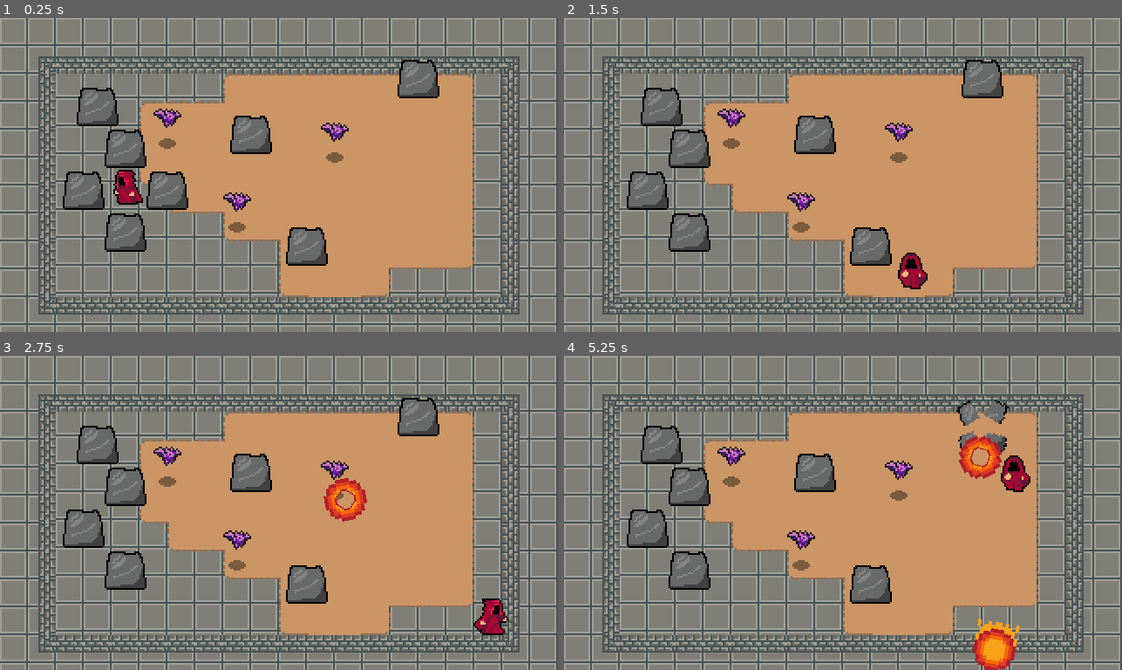
Above: before the commit, frames 1-4 (two rows, left to right).
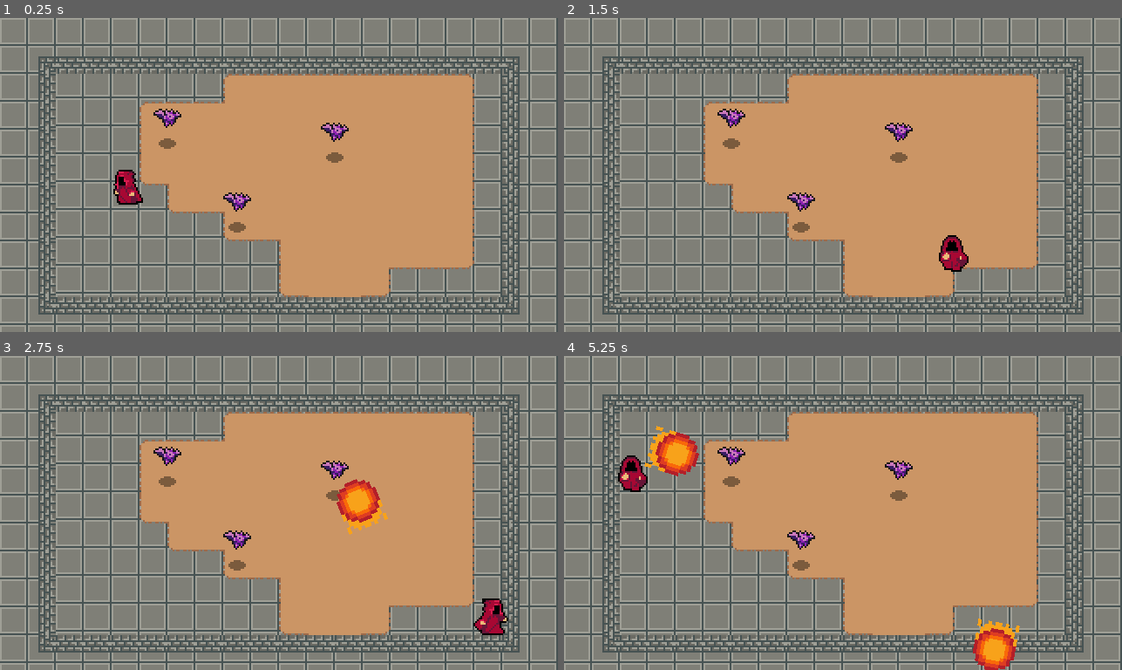
Above: after the commit, the same moments.

Repository: JosephLund/WizardRPG
Game: Godot game, scene res://World.tscn
Same seed, same stepped clock (60 frames per second), same inputs: the game is played once before the commit and once after it.
Inputs (mouse positions are in pixels of both pictures, inside the frame that each line leads up to):
- Up to frame 1 (0.25 s): no input
- Up to frame 2 (1.5 s): move the mouse to (965, 159) at 0.52 s; hold Right (ui_right) 0.53-1.28 s; hold Ctrl (ui_spell_modifier_1) 0.53-1.28 s; click (965, 159) at 0.6 s; move the mouse to (731, 190) at 1.27 s; hold Down (ui_down) from 1.28 s (still down); tap Ctrl (ui_spell_modifier_1) at 1.35 s
- Up to frame 3 (2.75 s): click (167, 528) at 1.55 s; move the mouse to (334, 443) at 2.02 s; release Down (ui_down) at 2.03 s; hold Right (ui_right) from 2.03 s (still down); hold Ctrl (ui_spell_modifier_1) from 2.03 s (still down); click (334, 443) at 2.1 s
- Up to frame 4 (5.25 s): move the mouse to (815, 575) at 2.77 s; release Right (ui_right) at 2.78 s; release Ctrl (ui_spell_modifier_1) at 2.78 s; hold Up (ui_up) 2.78-3.53 s; tap Ctrl (ui_spell_modifier_1) at 2.85, 4.35 s; click (815, 575) at 3.05 s; move the mouse to (1010, 560) at 3.52 s; hold Ctrl (ui_spell_modifier_1) 3.53-4.28 s; hold Left (ui_left) 3.53-5.03 s; click (1010, 560) at 3.6 s; move the mouse to (675, 465) at 4.27 s; click (675, 465) at 4.55 s; move the mouse to (870, 513) at 5.02 s; hold Down (ui_down) from 5.03 s (still down); hold Ctrl (ui_spell_modifier_1) from 5.03 s (still down); click (870, 513) at 5.1 s

The runs differ from the first frame. In frame 1, 4.9% of the frame differs, in the area x 11-79%, y 13-79%; in frame 2, 5.1%; in frame 3, 5.4%; in frame 4, 6.2%, in the area x 9-84%, y 13-79%.

Commit message:
Got rid of errors and cleaned up assets

Diff:
--- a/Player/Player.gd
+++ b/Player/Player.gd
@@ -88,11 +88,11 @@
 	state = MOVE
 
 
-func roll_state(delta):
+func roll_state(_delta):
 	pass
 
 func shoot_fireball():
-	var FireballScene = load("res://Spells/Fireball.tscn")
+	var FireballScene = load("res://Spells/Fireball/Fireball.tscn")
 	var fireball = FireballScene.instance()
 	var fireball_rotation = self.get_angle_to(get_global_mouse_position())
 
--- a/Player/Player.tscn
+++ b/Player/Player.tscn
@@ -3,7 +3,8 @@
 [ext_resource path="res://Player/Player.png" type="Texture" id=1]
 [ext_resource path="res://Player/Player.gd" type="Script" id=2]
 [ext_resource path="res://Hitboxes and Hurtboxes/HitBox.tscn" type="PackedScene" id=3]
-[ext_resource path="res://Spells/FireballHitBox.gd" type="Script" id=4]
+[ext_resource path="res://Spells/Fireball/FireballHitBox.gd" type="Script" id=4]
+
 
 [sub_resource type="CapsuleShape2D" id=1]
 radius = 3.20293
--- a/Spells/Fireball.tscn
+++ /dev/null
@@ -1,60 +0,0 @@
-[gd_scene load_steps=10 format=2]
-
-[ext_resource path="res://Spells/Fireball.png" type="Texture" id=1]
-[ext_resource path="res://Effects/FireballEffect.png" type="Texture" id=2]
-[ext_resource path="res://Spells/Fireball.gd" type="Script" id=3]
-[ext_resource path="res://Hitboxes and Hurtboxes/HitBox.tscn" type="PackedScene" id=4]
-
-[sub_resource type="AtlasTexture" id=1]
-atlas = ExtResource( 2 )
-region = Rect2( 32, 0, 32, 32 )
-
-[sub_resource type="AtlasTexture" id=2]
-atlas = ExtResource( 2 )
-region = Rect2( 96, 0, 32, 32 )
-
-[sub_resource type="SpriteFrames" id=3]
-animations = [ {
-"frames": [ SubResource( 1 ), SubResource( 2 ) ],
-"loop": true,
-"name": "default",
-"speed": 5.0
-} ]
-
-[sub_resource type="CircleShape2D" id=4]
-radius = 12.5198
-
-[sub_resource type="CircleShape2D" id=5]
-radius = 12.6437
-
-[node name="Fireball" type="RigidBody2D"]
-collision_layer = 0
-script = ExtResource( 3 )
-
-[node name="Sprite" type="Sprite" parent="."]
-position = Vector2( 0.841846, -11.9262 )
-rotation = 1.5708
-texture = ExtResource( 1 )
-centered = false
-offset = Vector2( -4, -26 )
-
-[node name="AnimatedSprite" type="AnimatedSprite" parent="."]
-position = Vector2( 0.841846, -11.9262 )
-frames = SubResource( 3 )
-centered = false
-offset = Vector2( -4, -2 )
-
-[node name="FireballHitBox" parent="." instance=ExtResource( 4 )]
-collision_mask = 8
-
-[node name="CollisionShape2D" parent="FireballHitBox" index="0"]
-position = Vector2( 12.768, 0.140307 )
-shape = SubResource( 4 )
-
-[node name="CollisionShape2D" type="CollisionShape2D" parent="."]
-position = Vector2( 12.6277, 0.280616 )
-shape = SubResource( 5 )
-[connection signal="animation_finished" from="AnimatedSprite" to="." method="_on_AnimatedSprite_animation_finished"]
-[connection signal="area_entered" from="FireballHitBox" to="." method="_on_FireballHitBox_area_entered"]
-
-[editable path="FireballHitBox"]
--- a/Spells/Fireball.gd
+++ b/Spells/Fireball/Fireball.gd
@@ -1,7 +1,6 @@
 extends RigidBody2D
 
 onready var sprite = $Sprite
-onready var animatedSprite = $AnimatedSprite
 onready var collisionShape = $CollisionShape2D
 onready var hitbox = $FireballHitBox/CollisionShape2D
 var hit = false
@@ -10,7 +9,6 @@
 func _ready():
 	self.set_gravity_scale(0)
 	collisionShape.disabled = true;
-	animatedSprite.visible = false;
 
 
 # Called every frame. 'delta' is the elapsed time since the previous frame.
@@ -22,21 +20,19 @@
 
 
 func play_fireball_effect():
-	if hit == false:
-		animatedSprite.visible = true
-		sprite.visible = false
-		animatedSprite.frame = 0
+	sprite.visible = false
+	var FireballEffectScene = load("res://Spells/Fireball/FireballEffect.tscn")
+	var fireballEffect = FireballEffectScene.instance()
 
-		hitbox.disabled = true;
-		animatedSprite.play("Animate")
-	else:
-		hit = true;
-
+	var world = get_tree().current_scene
+	fireballEffect.global_position = global_position
+	world.add_child(fireballEffect)
+	queue_free()
 
 
 func _on_AnimatedSprite_animation_finished():
 	queue_free()
 
 
-func _on_FireballHitBox_area_entered(area):
+func _on_FireballHitBox_area_entered(_area):
 	play_fireball_effect()
--- /dev/null
+++ b/Spells/Fireball/Fireball.tscn
@@ -0,0 +1,36 @@
+[gd_scene load_steps=6 format=2]
+
+[ext_resource path="res://Spells/Fireball/Fireball.png" type="Texture" id=1]
+[ext_resource path="res://Spells/Fireball/Fireball.gd" type="Script" id=3]
+[ext_resource path="res://Hitboxes and Hurtboxes/HitBox.tscn" type="PackedScene" id=4]
+
+[sub_resource type="CircleShape2D" id=4]
+radius = 12.5198
+
+[sub_resource type="CircleShape2D" id=5]
+radius = 12.6437
+
+[node name="Fireball" type="RigidBody2D"]
+collision_layer = 0
+script = ExtResource( 3 )
+
+[node name="Sprite" type="Sprite" parent="."]
+position = Vector2( 0.841846, -11.9262 )
+rotation = 1.5708
+texture = ExtResource( 1 )
+centered = false
+offset = Vector2( -4, -26 )
+
+[node name="FireballHitBox" parent="." instance=ExtResource( 4 )]
+collision_mask = 8
+
+[node name="CollisionShape2D" parent="FireballHitBox" index="0"]
+position = Vector2( 12.768, 0.140307 )
+shape = SubResource( 4 )
+
+[node name="CollisionShape2D" type="CollisionShape2D" parent="."]
+position = Vector2( 12.6277, 0.280616 )
+shape = SubResource( 5 )
+[connection signal="area_entered" from="FireballHitBox" to="." method="_on_FireballHitBox_area_entered"]
+
+[editable path="FireballHitBox"]
--- /dev/null
+++ b/Spells/Fireball/FireballEffect.gd
@@ -0,0 +1,11 @@
+extends AnimatedSprite
+
+
+
+func _ready():
+	self.frame = 0
+	self.play("default")
+
+
+func _on_AnimatedSprite_animation_finished():
+	queue_free()
--- /dev/null
+++ b/Spells/Fireball/FireballEffect.tscn
@@ -0,0 +1,34 @@
+[gd_scene load_steps=8 format=2]
+
+[ext_resource path="res://Effects/FireballEffect.png" type="Texture" id=1]
+[ext_resource path="res://Spells/Fireball/FireballEffect.gd" type="Script" id=2]
+
+[sub_resource type="AtlasTexture" id=1]
+atlas = ExtResource( 1 )
+region = Rect2( 0, 0, 32, 32 )
+
+[sub_resource type="AtlasTexture" id=2]
+atlas = ExtResource( 1 )
+region = Rect2( 32, 0, 32, 32 )
+
+[sub_resource type="AtlasTexture" id=3]
+atlas = ExtResource( 1 )
+region = Rect2( 64, 0, 32, 32 )
+
+[sub_resource type="AtlasTexture" id=4]
+atlas = ExtResource( 1 )
+region = Rect2( 96, 0, 32, 32 )
+
+[sub_resource type="SpriteFrames" id=5]
+animations = [ {
+"frames": [ SubResource( 1 ), SubResource( 2 ), SubResource( 3 ), SubResource( 4 ) ],
+"loop": true,
+"name": "default",
+"speed": 24.0
+} ]
+
+[node name="AnimatedSprite" type="AnimatedSprite"]
+position = Vector2( 13.7356, 9.61865 )
+frames = SubResource( 5 )
+script = ExtResource( 2 )
+[connection signal="animation_finished" from="." to="." method="_on_AnimatedSprite_animation_finished"]
--- a/World.tscn
+++ b/World.tscn
@@ -1,7 +1,6 @@
-[gd_scene load_steps=107 format=2]
+[gd_scene load_steps=106 format=2]
 
 [ext_resource path="res://Player/Player.tscn" type="PackedScene" id=1]
-[ext_resource path="res://World/Rock.tscn" type="PackedScene" id=2]
 [ext_resource path="res://World/GrassBackground.png" type="Texture" id=3]
 [ext_resource path="res://World/DirtTileset.png" type="Texture" id=4]
 [ext_resource path="res://World/CliffTileset.png" type="Texture" id=5]
@@ -983,30 +982,6 @@
 
 [node name="Rocks" type="YSort" parent="YSort"]
 
-[node name="Rock" parent="YSort/Rocks" instance=ExtResource( 2 )]
-position = Vector2( 144, 72 )
-
-[node name="Rock4" parent="YSort/Rocks" instance=ExtResource( 2 )]
-position = Vector2( 72, 80 )
-
-[node name="Rock5" parent="YSort/Rocks" instance=ExtResource( 2 )]
-position = Vector2( 48, 104 )
-
-[node name="Rock6" parent="YSort/Rocks" instance=ExtResource( 2 )]
-position = Vector2( 96, 104 )
-
-[node name="Rock7" parent="YSort/Rocks" instance=ExtResource( 2 )]
-position = Vector2( 72, 128 )
-
-[node name="Rock8" parent="YSort/Rocks" instance=ExtResource( 2 )]
-position = Vector2( 56, 56 )
-
-[node name="Rock2" parent="YSort/Rocks" instance=ExtResource( 2 )]
-position = Vector2( 176, 136 )
-
-[node name="Rock3" parent="YSort/Rocks" instance=ExtResource( 2 )]
-position = Vector2( 240, 40 )
-
 [node name="Bat" parent="." instance=ExtResource( 7 )]
 position = Vector2( 192, 80 )
 
--- a/World/Rock.tscn
+++ b/World/Rock.tscn
@@ -5,32 +5,32 @@
 [ext_resource path="res://Effects/rockbreaking.png" type="Texture" id=3]
 [ext_resource path="res://World/Rock.gd" type="Script" id=4]
 
-[sub_resource type="AtlasTexture" id=3]
+[sub_resource type="AtlasTexture" id=1]
 atlas = ExtResource( 3 )
 region = Rect2( 0, 0, 32, 32 )
 
-[sub_resource type="AtlasTexture" id=4]
+[sub_resource type="AtlasTexture" id=2]
 atlas = ExtResource( 3 )
 region = Rect2( 32, 0, 32, 32 )
 
-[sub_resource type="SpriteFrames" id=5]
+[sub_resource type="SpriteFrames" id=3]
 animations = [ {
 "frames": [  ],
 "loop": true,
 "name": "default",
 "speed": 5.0
 }, {
-"frames": [ SubResource( 3 ), SubResource( 4 ) ],
+"frames": [ SubResource( 1 ), SubResource( 2 ) ],
 "loop": true,
-"name": "New Anim",
+"name": "Animation",
 "speed": 5.0
 } ]
 
-[sub_resource type="CapsuleShape2D" id=1]
+[sub_resource type="CapsuleShape2D" id=4]
 radius = 7.62306
 height = 7.13153
 
-[sub_resource type="RectangleShape2D" id=2]
+[sub_resource type="RectangleShape2D" id=5]
 extents = Vector2( 12.0562, 11.0562 )
 
 [node name="Rock" type="StaticBody2D"]
@@ -42,20 +42,20 @@
 
 [node name="AnimatedSprite" type="AnimatedSprite" parent="."]
 visible = false
-frames = SubResource( 5 )
-animation = "New Anim"
+frames = SubResource( 3 )
+animation = "Animation"
 
 [node name="CollisionShape2D" type="CollisionShape2D" parent="."]
 position = Vector2( -0.0460321, -1.54984 )
 rotation = -1.5708
-shape = SubResource( 1 )
+shape = SubResource( 4 )
 
 [node name="Hurtbox" parent="." instance=ExtResource( 2 )]
 collision_layer = 8
 
 [node name="CollisionShape2D" parent="Hurtbox" index="0"]
 position = Vector2( 3.8147e-06, -5.05108 )
-shape = SubResource( 2 )
+shape = SubResource( 5 )
 [connection signal="animation_finished" from="AnimatedSprite" to="." method="_on_AnimatedSprite_animation_finished"]
 [connection signal="area_entered" from="Hurtbox" to="." method="_on_Hurtbox_area_entered"]
 
Renamed: Spells/Fireball.png -> Spells/Fireball/Fireball.png
Not shown, changed: Spells/Fireball/Fireball.png.import
Renamed: Spells/FireballHitBox.gd -> Spells/Fireball/FireballHitBox.gd
